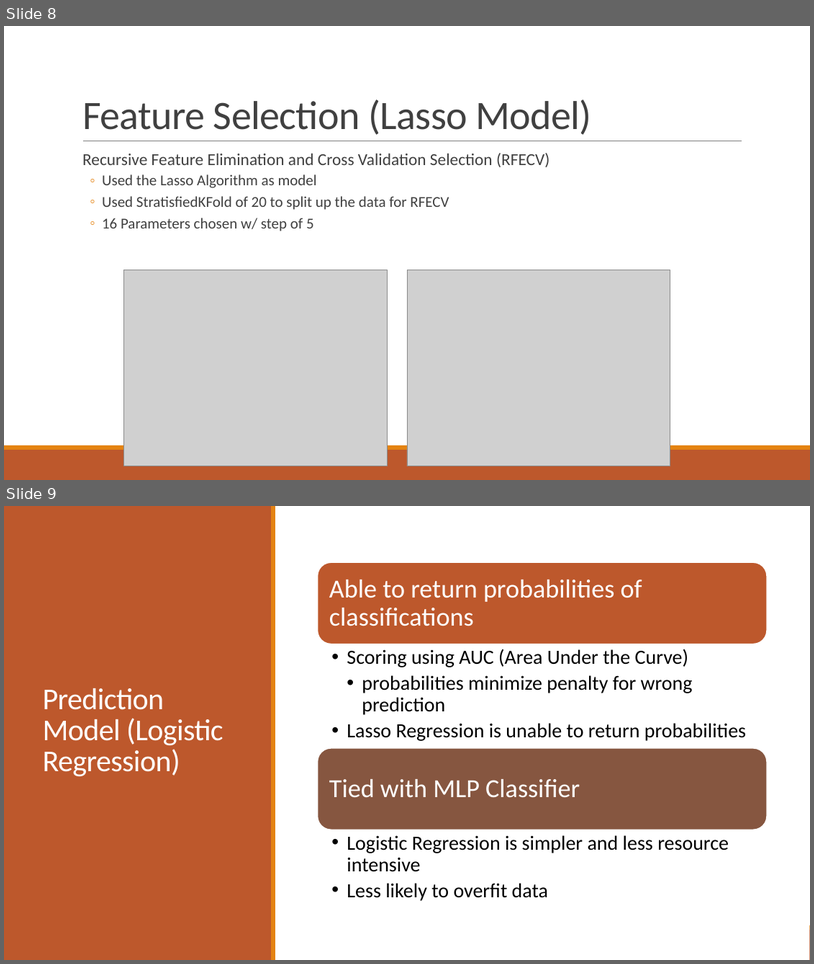
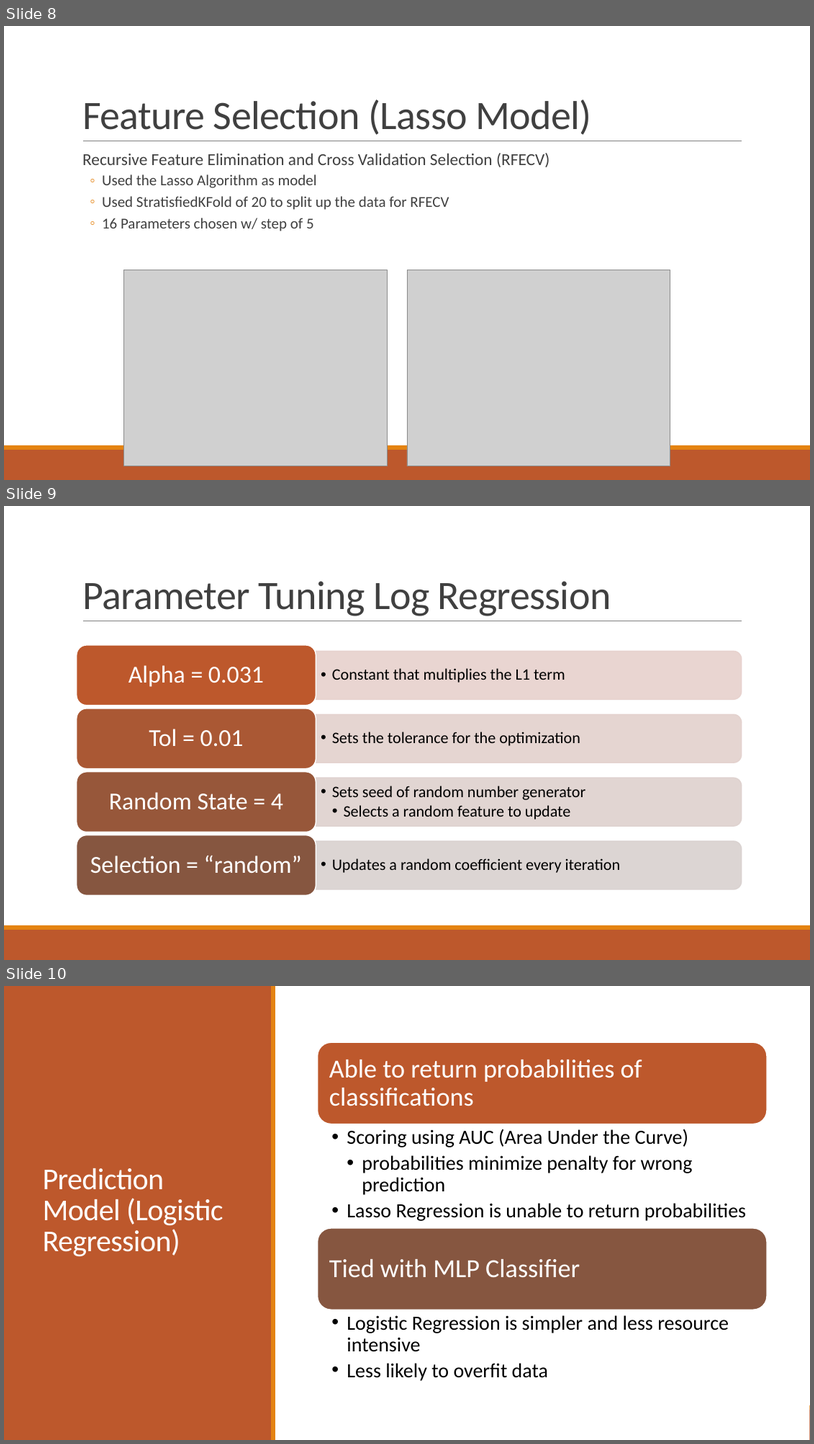
Before and after one commit to suong4554/Machine-Learning-Poly-U, a slide deck: Presentation.pptx. Shown one above the other, each under a label of ours: slides 8 and 9 before the commit, slides 8, 9 and 10 after it. The pictures are 814x964 and 814x1444 pixels, drawn with LibreOffice and Linux fonts; fonts in the diff are those of the drawing; grey boxes stand for pictures. Boxes give left, top, right and bottom in pixels: in the first picture for what was removed or moved away, otherwise in the second. Text is boxed around its words. In the diff, an @@ line names an element or a change of style, - is before the commit and + after.

```diff
--- a/Presentation.pptx
+++ b/Presentation.pptx
@@ slide 9 added at bbox=[4, 506, 810, 960], background #FFFFFF; not listed: 3 template elements that a slide beside it also shows @@
@@ title added at bbox=[82, 581, 611, 616], 48 pt, text #404040 @@
+Parameter Tuning Log Regression
@@ group added at bbox=[77, 645, 742, 896]: 8 texts, 4 round same rects, 4 rounded rectangles @@
+  • Constant that multiplies the L1 term
+Alpha = 0.031
+  • Sets the tolerance for the optimization
+Tol = 0.01
+  • Sets seed of random number generator
+    • Selects a random feature to update
+Random State = 4
+  • Updates a random coefficient every iteration
+Selection = “random”
@@ what was slide 9 is now slide 10 @@
```
Also in this commit, not shown: 2 slides changed.
